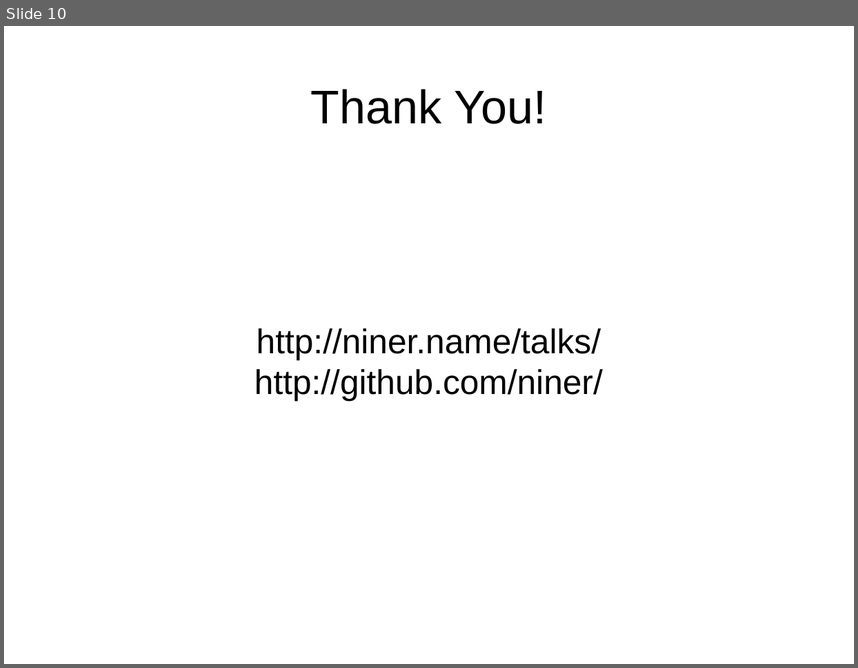
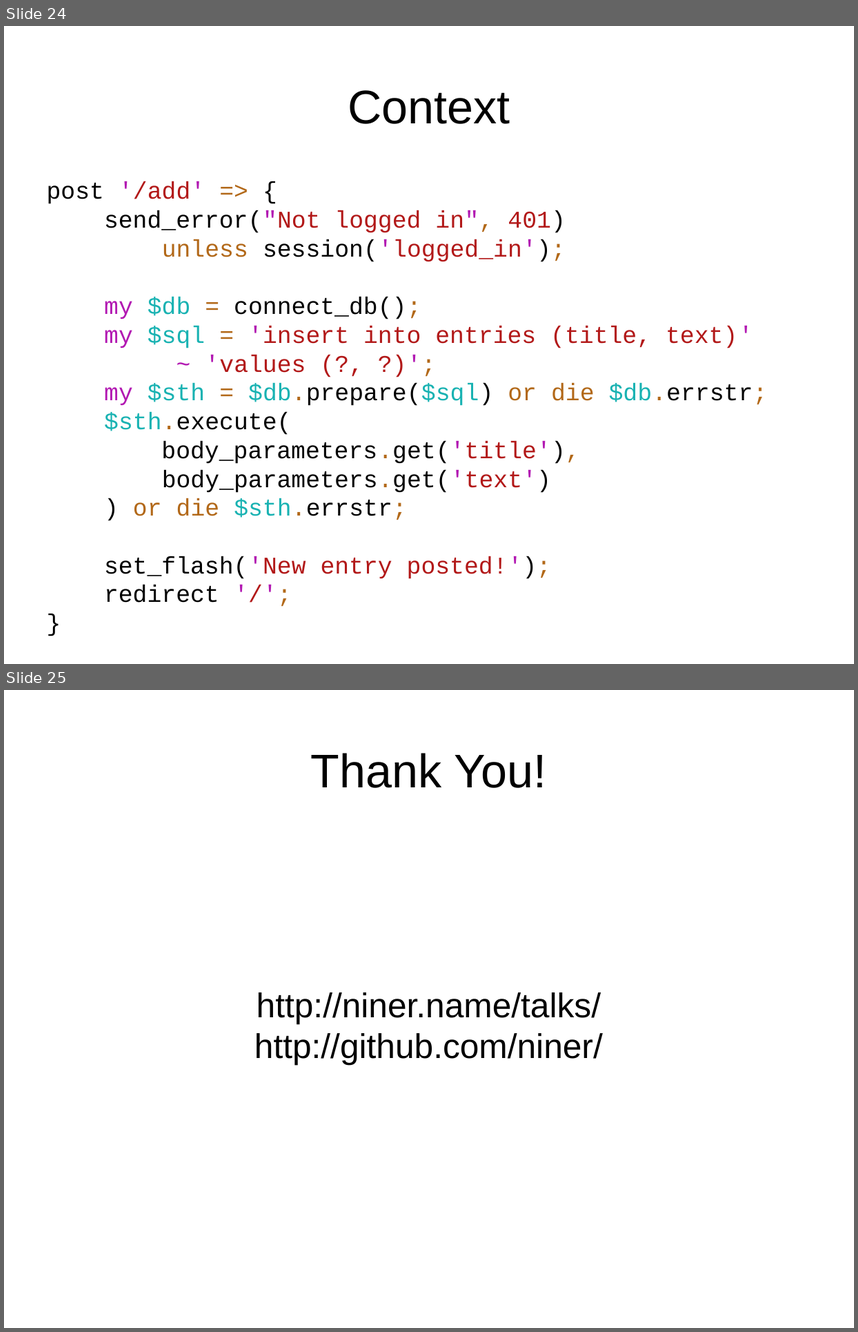
Before and after one commit to niner/talks, a slide deck: Web development and Perl 6/Web development and Perl 6.odp. Shown one above the other, each under a label of ours: slide 10 before the commit, slides 24 and 25 after it. The pictures are 858x668 and 858x1332 pixels, drawn with LibreOffice and Linux fonts; fonts in the diff are those of the drawing. Boxes give left, top, right and bottom in pixels: in the first picture for what was removed or moved away, otherwise in the second. Text is boxed around its words. In the diff, an @@ line names an element or a change of style, - is before the commit and + after.

```diff
--- a/Web development and Perl 6/Web development and Perl 6.odp
+++ b/Web development and Perl 6/Web development and Perl 6.odp
@@ slide 24 added at bbox=[4, 26, 854, 664], background #FFFFFF @@
@@ title added at bbox=[348, 90, 510, 124], 44 pt, text #000000 @@
+Context
@@ text added at bbox=[47, 181, 768, 602], 22.4 pt, text #000000 @@
+post '/add' => {
+send_error("Not logged in", 401)
+unless session('logged_in');
+my $db = connect_db();
+my $sql = 'insert into entries (title, text)'
+~ 'values (?, ?)';
+my $sth = $db.prepare($sql) or die $db.errstr;
+$sth.execute(
+body_parameters.get('title'),
+body_parameters.get('text')
+) or die $sth.errstr;
+set_flash('New entry posted!');
+redirect '/';
+}
@@ what was slide 10 is now slide 25 @@
```
Also in this commit, not shown: 14 other slides added, 1 other file.
